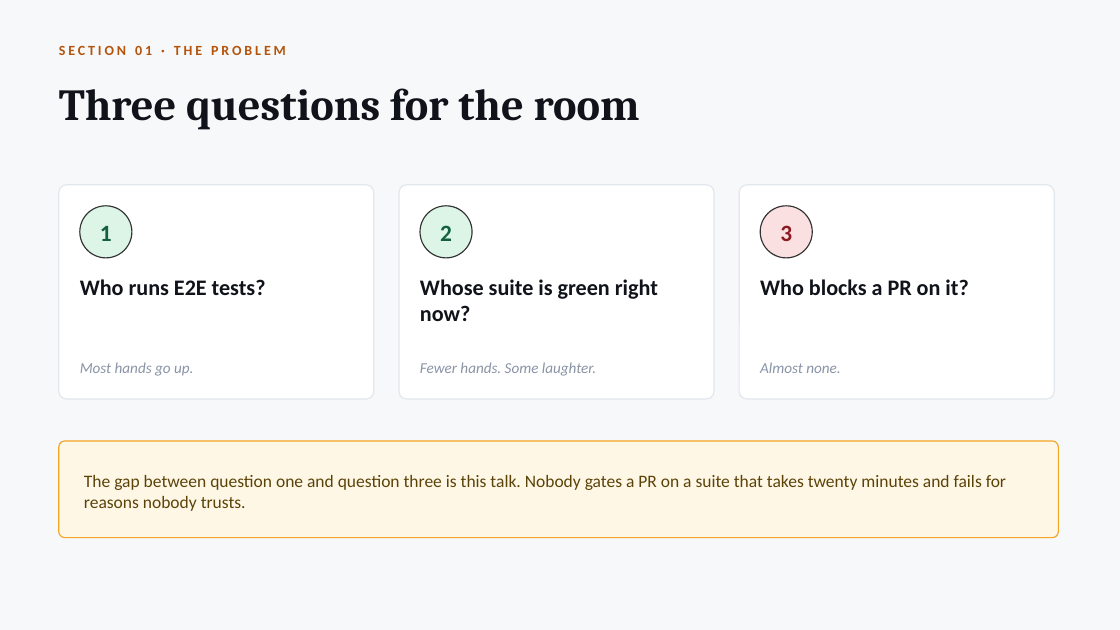
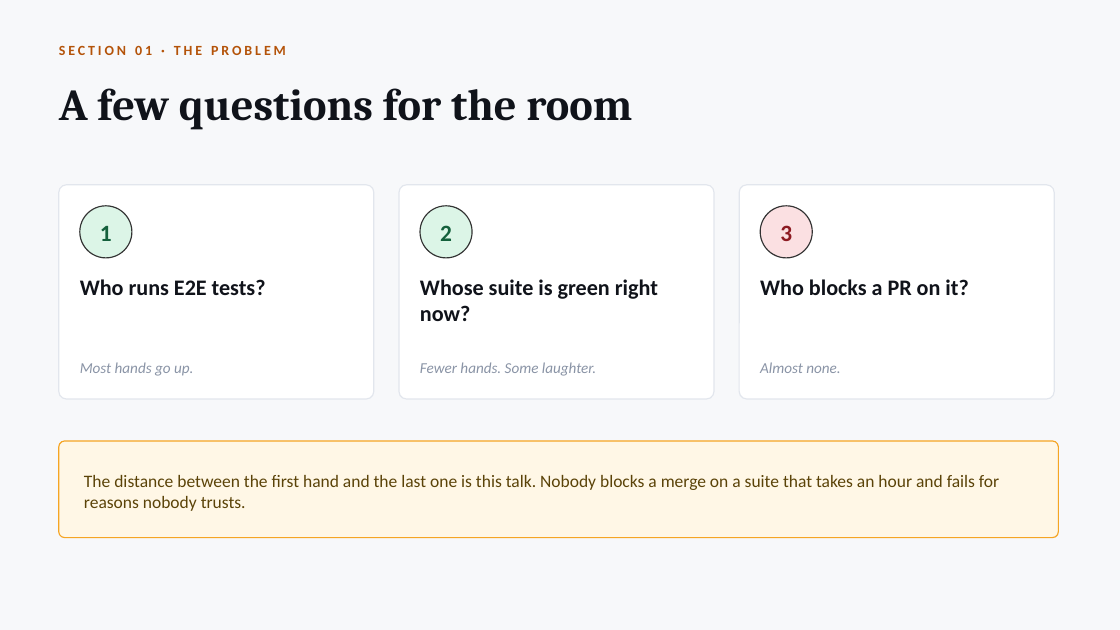
Before and after one commit to radzivil/nx-scaling-e2e-tests-with-atomizer, a slide deck: slide 6 of talk/Scaling-E2E-Tests-with-Nx.pptx (slide 4 before the commit). Drawn at 1120x630 pixels with LibreOffice and Linux fonts; fonts in the diff are those of the drawing. Boxes give left, top, right and bottom in pixels: in the first picture for what was removed or moved away, otherwise in the second. Text is boxed around its words. In the diff, an @@ line names an element or a change of style, - is before the commit and + after.

Commit message:
Ask the three questions one slide at a time
Three builds instead of one slide, so the room answers each question before
seeing the next. Unasked cards stay as dim numbered outlines, which keeps the
layout still between builds and shows how many are coming. The punchline only
appears once all three have been asked.

Also stretches the suite in that punchline from twenty minutes to an hour.

```diff
--- a/talk/Scaling-E2E-Tests-with-Nx.pptx
+++ b/talk/Scaling-E2E-Tests-with-Nx.pptx
@@ text at [59, 88, 632, 130]: text changed @@
-Three questions for the room
+A few questions for the room
@@ text at [84, 475, 999, 511]: text changed @@
-The gap between question one and question three is this talk. Nobody gates a PR on a suite that takes twenty minutes and fails for reasons nobody trusts.
+The distance between the first hand and the last one is this talk. Nobody blocks a merge on a suite that takes an hour and fails for reasons nobody trusts.
```
Also in this commit, not shown: 2 slides added, 2 other files.
